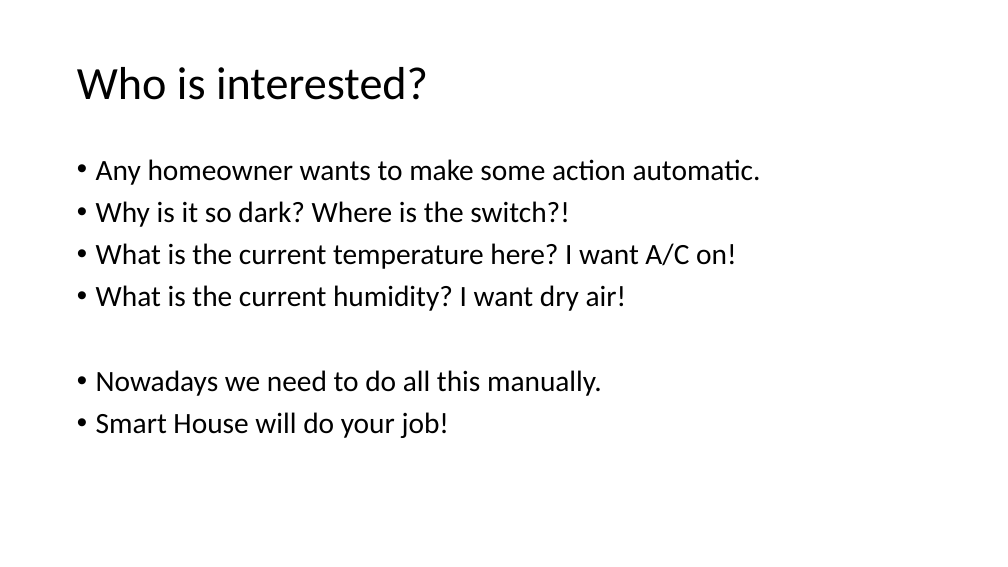
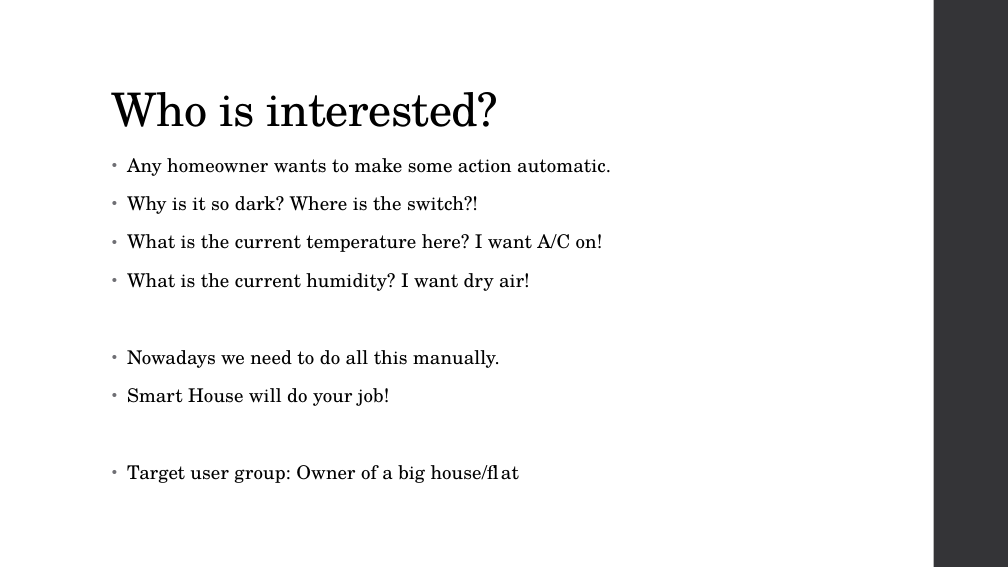
Before and after one commit to DmitryMI/EamaProject, a slide deck: slide 3 of Documentation/App idea.pptx. Drawn at 1008x567 pixels with LibreOffice and Linux fonts; fonts in the diff are those of the drawing. Boxes give left, top, right and bottom in pixels: in the first picture for what was removed or moved away, otherwise in the second. Text is boxed around its words. In the diff, an @@ line names an element or a change of style, - is before the commit and + after.

```diff
--- a/Documentation/App idea.pptx
+++ b/Documentation/App idea.pptx
@@ rectangle added at box(934, 0, 1008, 567), fill #353537 @@
@@ title "Who is interested?": place and size @@
-title "Who is interested?" at box(77, 67, 428, 100)
+title "Who is interested?" at box(112, 92, 499, 127)
@@ title "Who is interested?" at box(112, 92, 499, 127): font Calibri to TeX Gyre Schola, letter spacing 0 to -0.5 pt; vertical alignment middle to bottom @@
@@ text "Any homeowner wants to make ...": place and size @@
-text "Any homeowner wants to make ..." at box(96, 159, 761, 438)
+text "Any homeowner wants to make ..." at box(127, 158, 611, 483)
@@ text at box(127, 158, 611, 406): size 28 to 18 pt, font Calibri to TeX Gyre Schola, letter spacing 0 to 0.1 pt in "Any homeowner wants to make some action ...", "Why is it so dark? Where is ...", "What is the current temperature here? I ...", "What is the current humidity? I want ..." and 2 more places; indent changed; line spacing 0.9 to 0.95; more space between paragraphs @@
@@ text at box(127, 465, 499, 483): paragraph added @@
+• Target user group: Owner of a big house/flat
```
Also in this commit, not shown: 10 other slides changed, 4 slides added, 1 slide removed, 3 other files.
